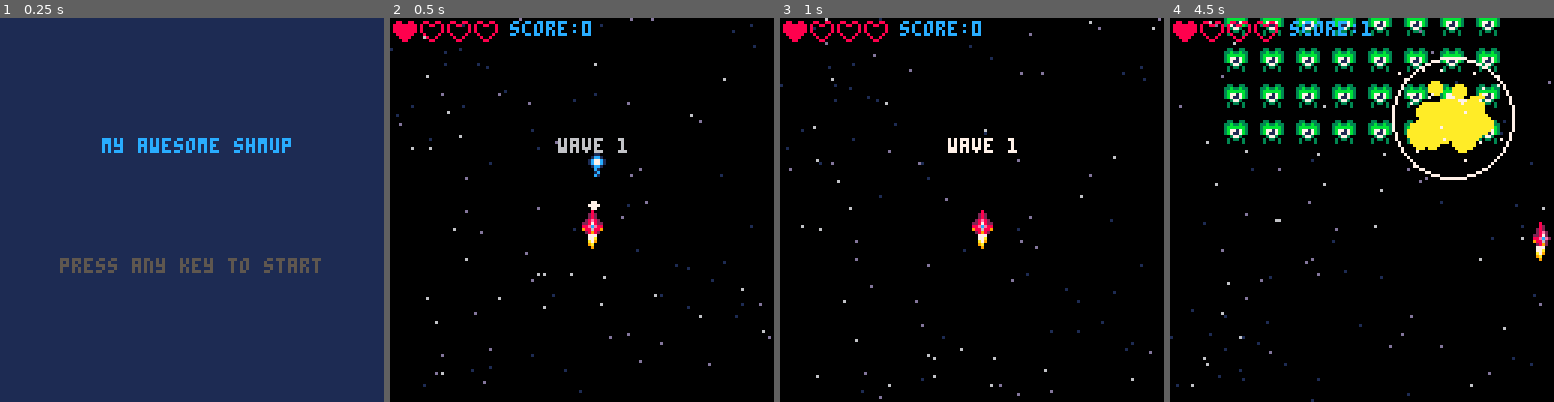
Above: before the commit, frames 1-4 (left to right).
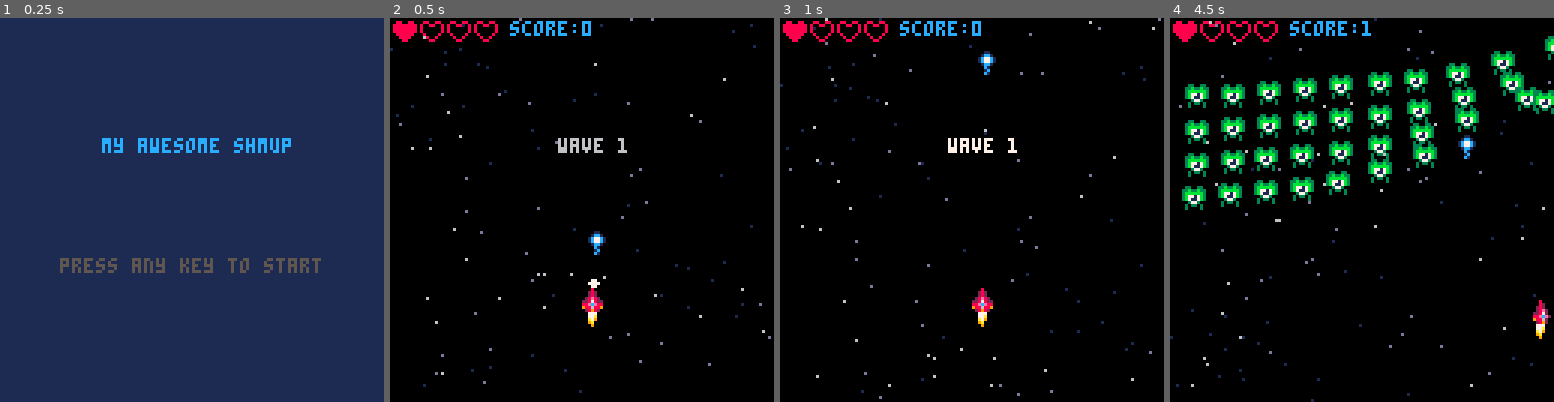
Above: after the commit, the same moments.

Repository: theRenard/shmup
Game: PICO-8 cartridge shmup_sep.p8
Two runs of this game, one before a commit and one after it. Both use one fixed random seed, a clock stepped at 60 frames per second and the inputs below.
Inputs:
- Up to frame 1 (0.25 s): no input
- Up to frame 2 (0.5 s): tap X (X key) at 0.33 s
- Up to frame 3 (1 s): tap O (Z key) at 0.7 s
- Up to frame 4 (4.5 s): tap X (X key) at 1.07, 1.85, 2.97, 4.08 s; hold Right 1.6-2.1 s; tap O (Z key) every 0.4 s from 1.7 to 4.1 s; hold Up 2.15-2.42 s; hold Right 2.47-3.03 s; hold Left 3.08-3.58 s; hold Down 3.63-3.97 s; hold Right from 4.02 s (still down)

Frame 1 is identical in both runs. In frame 2, 1.0% of the frame differs, in the area x 50-57%, y 35-81%; in frame 3, 0.8%; in frame 4, 18%, in the area x 3-100%, y 0-84%.

Commit message:
Refactor enemy movement and add enemy attack behavior

Diff:
--- a/behavior.lua
+++ b/behavior.lua
@@ -1,14 +1,40 @@
 function doenemy(myen)
+  -- check if the enemy is waiting
+  if myen.wait > 0 then
+    myen.wait -= 1
+    return
+  end
+
   -- move the enemy
   if myen.mission == 'flyin' then
     -- move in
-    myen.y += 1
-    if myen.y >= myen.posy then
+    -- basic easing function
+    -- x+= (target-x)/speed
+    myen.x += (myen.posx - myen.x) / 8
+    myen.y += (myen.posy - myen.y) / 8
+
+    if abs(myen.y-myen.posy) < 0.7 then
+      myen.y=myen.posy
       myen.mission = 'protec'
     end
   elseif myen.mission == 'protec' then
     -- do nothing
   elseif myen.mission == 'attack' then
     -- move towards the player
+    myen.y += (ship.y - myen.y) / 20
+    myen.x += (ship.x - myen.x) / 20
   end
 end
+
+function picking()
+  if mode != "game" then
+    return
+  end
+
+  if t % 60 == 0 then
+    local myen=rnd(enemies)
+    if myen.mission == 'protec' then
+      myen.mission = 'attack'
+    end
+  end
+end
--- a/main.lua
+++ b/main.lua
@@ -56,7 +56,7 @@
 
   ship=makespr()
   ship.x=64
-  ship.y=64
+  ship.y=90
   ship.sx=0
   ship.sy=0
   ship.spr=2
--- a/update.lua
+++ b/update.lua
@@ -123,6 +123,9 @@
     return
   end
 
+  --picking
+  picking()
+
   --animate flame
   flamespr = flamespr + 1
   if flamespr > 9 then
--- a/waves_and_enemies.lua
+++ b/waves_and_enemies.lua
@@ -1,10 +1,10 @@
 function spawnwave()
   if wave == 1 then
     placens({
-      {0, 1, 1, 1, 1, 1, 1, 1, 1, 0},
-      {0, 1, 1, 1, 1, 1, 1, 1, 1, 0},
-      {0, 1, 1, 1, 1, 1, 1, 1, 1, 0},
-      {0, 1, 1, 1, 1, 1, 1, 1, 1, 0},
+      {1, 1, 1, 1, 1, 1, 1, 1, 1, 1},
+      {1, 1, 1, 1, 1, 1, 1, 1, 1, 1},
+      {1, 1, 1, 1, 1, 1, 1, 1, 1, 1},
+      {1, 1, 1, 1, 1, 1, 1, 1, 1, 1},
     })
   elseif wave == 2 then
     placens({
@@ -32,9 +32,9 @@
 
 function placens(lvl)
   for y=1,4 do
-    for x=1,9 do
+    for x=1,10 do
       if lvl[y][x] > 0 then
-        spawnen(lvl[y][x], x*12-6, 8+y*12)
+        spawnen(lvl[y][x], x*12-6, 10+y*12, x*3+y*3)
       end
     end
   end
@@ -59,12 +59,13 @@
   end
 end
 
-function spawnen(entype, enx, eny)
+function spawnen(entype, enx, eny, enwait)
   local myen = makespr()
-  myen.x = enx or rnd(128)
+  myen.x = enx*2-64 or rnd(128)
   myen.y = eny-66 or rnd(128)
   myen.posx = enx or rnd(128)
   myen.posy = eny or rnd(128)
+  myen.wait = enwait or 0
   myen.mission = 'flyin'
 
   if entype == nil or entype == 1 then
